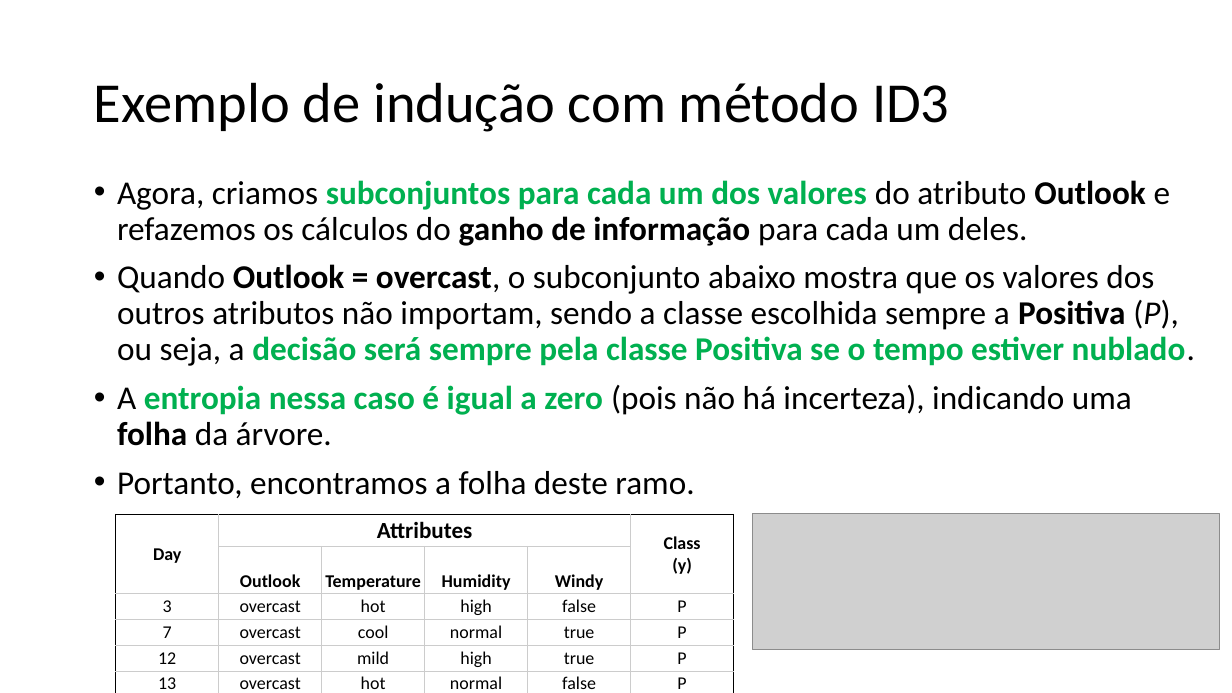
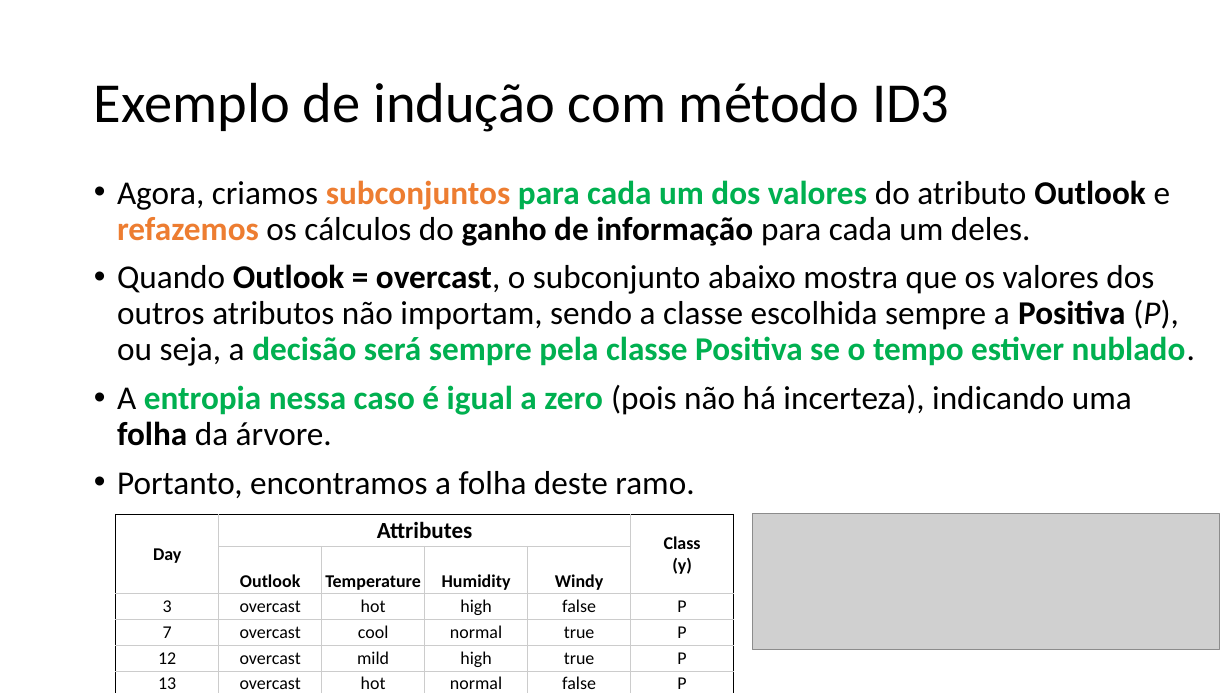
Before and after one commit to zz4fap/c24_inteligencia_artificial, a slide deck: slide 51 of slides/C24_Árvores_de_decisão.pptx. Drawn at 1232x693 pixels with LibreOffice and Linux fonts; fonts in the diff are those of the drawing; grey boxes stand for pictures. Boxes give left, top, right and bottom in pixels: in the first picture for what was removed or moved away, otherwise in the second. Text is boxed around its words. In the diff, an @@ line names an element or a change of style, - is before the commit and + after.

```diff
--- a/slides/C24_Árvores_de_decisão.pptx
+++ b/slides/C24_Árvores_de_decisão.pptx
@@ text at bbox=[117, 180, 1171, 246]: text colour #00B050 to #ED7D31 in "subconjuntos"; text colour #000000 to #ED7D31, bold on in "refazemos" @@
```
Also in this commit, not shown: 7 other slides changed, 1 other file.
